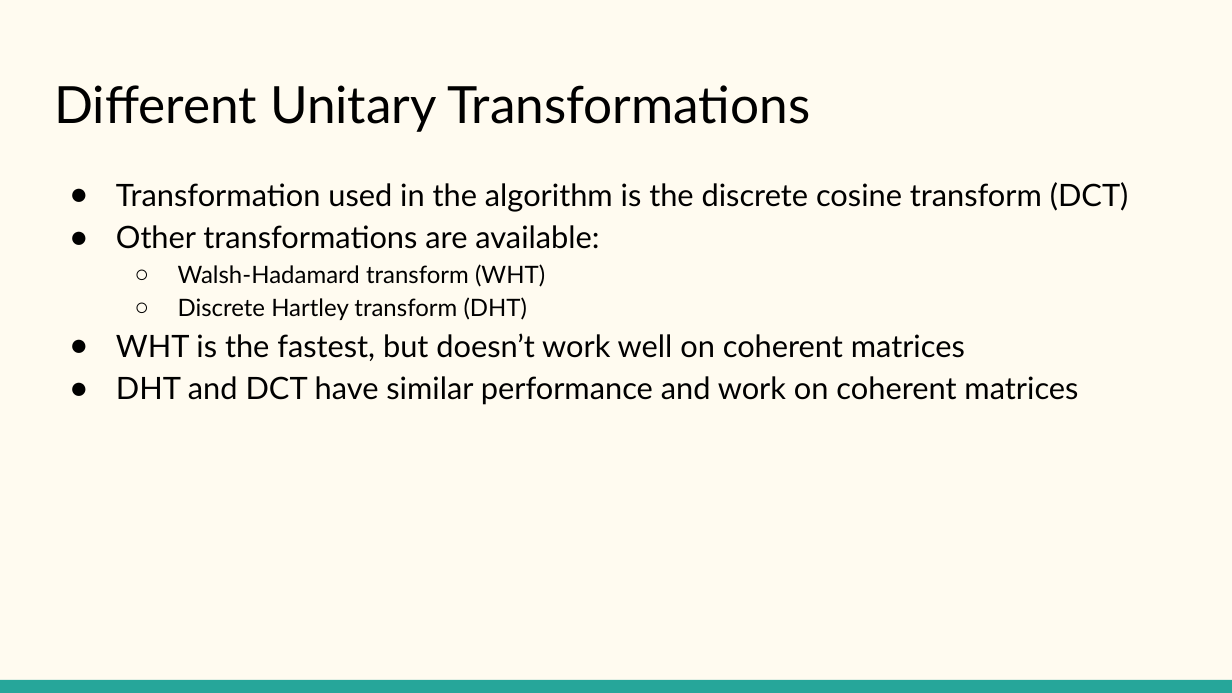
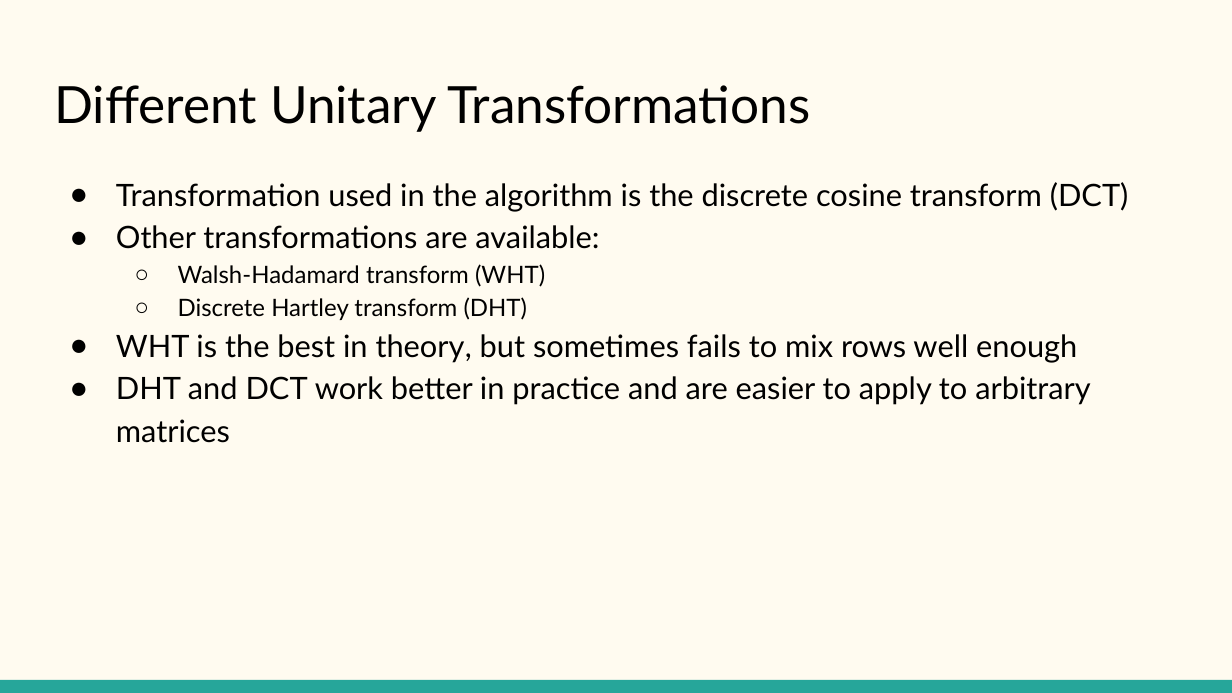
Before and after one commit to dolsob/Randomized-Algorithms-Project, a slide deck: slide 13 of Blendenpik Presentation.pptx (slide 12 before the commit). Drawn at 1232x693 pixels with LibreOffice and Linux fonts; fonts in the diff are those of the drawing. Boxes give left, top, right and bottom in pixels: in the first picture for what was removed or moved away, otherwise in the second. Text is boxed around its words. In the diff, an @@ line names an element or a change of style, - is before the commit and + after.

```diff
--- a/Blendenpik Presentation.pptx
+++ b/Blendenpik Presentation.pptx
@@ text at bbox=[116, 334, 1090, 443]: text changed @@
-● WHT is the fastest, but doesn’t work well on coherent matrices
-● DHT and DCT have similar performance and work on coherent matrices
+● WHT is the best in theory, but sometimes fails to mix rows well enough
+● DHT and DCT work better in practice and are easier to apply to arbitrary matrices
```
Also in this commit, not shown: 5 other slides changed, 1 slide added, 1 other file.
